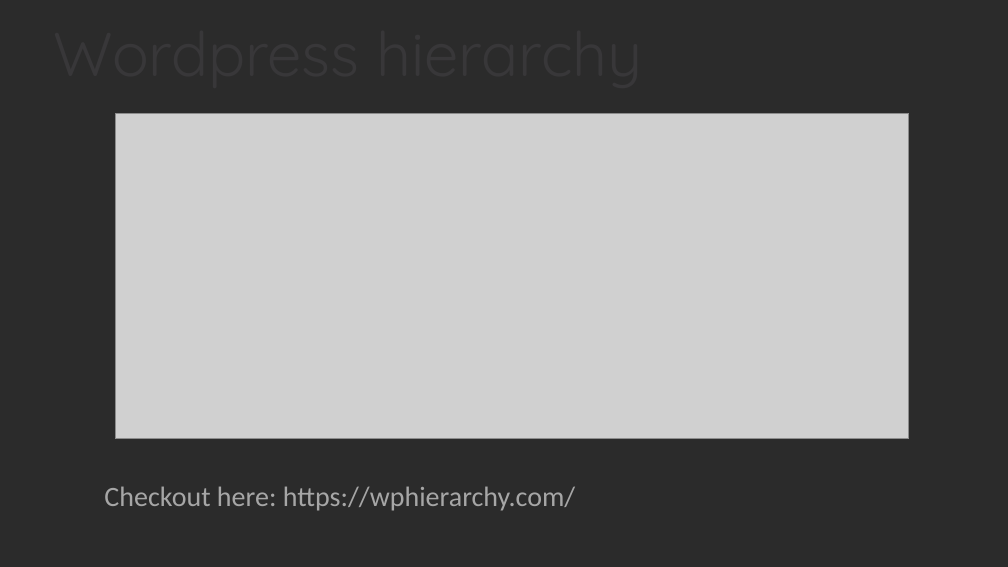
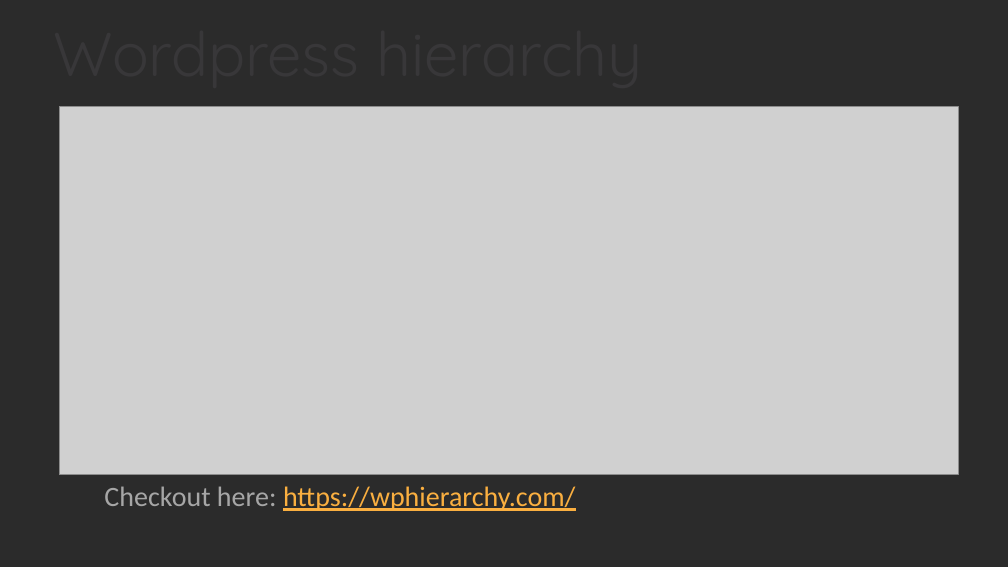
Before and after one commit to nam-tran-niteco/Wordpress-Demo, a slide deck: slide 15 of Wordpress Migration.pptx (slide 13 before the commit). Drawn at 1008x567 pixels with LibreOffice and Linux fonts; fonts in the diff are those of the drawing; grey boxes stand for pictures; background and template pictures are left out; a plain dark background stands for a picture behind light text. Boxes give left, top, right and bottom in pixels: in the first picture for what was removed or moved away, otherwise in the second. Text is boxed around its words. In the diff, an @@ line names an element or a change of style, - is before the commit and + after.

```diff
--- a/Wordpress Migration.pptx
+++ b/Wordpress Migration.pptx
@@ picture: place and size @@
-picture at [115,113,909,438]
+picture at [59,106,958,475]
@@ text "Checkout here: https://wphierarchy.com/" at [104,486,575,511]: text colour #A6A6A6 to #FAAF40, underline on in "https://wphierarchy.com/" @@
```
Also in this commit, not shown: 7 other slides changed, 11 slides added, 1 slide removed, 3 other files.
